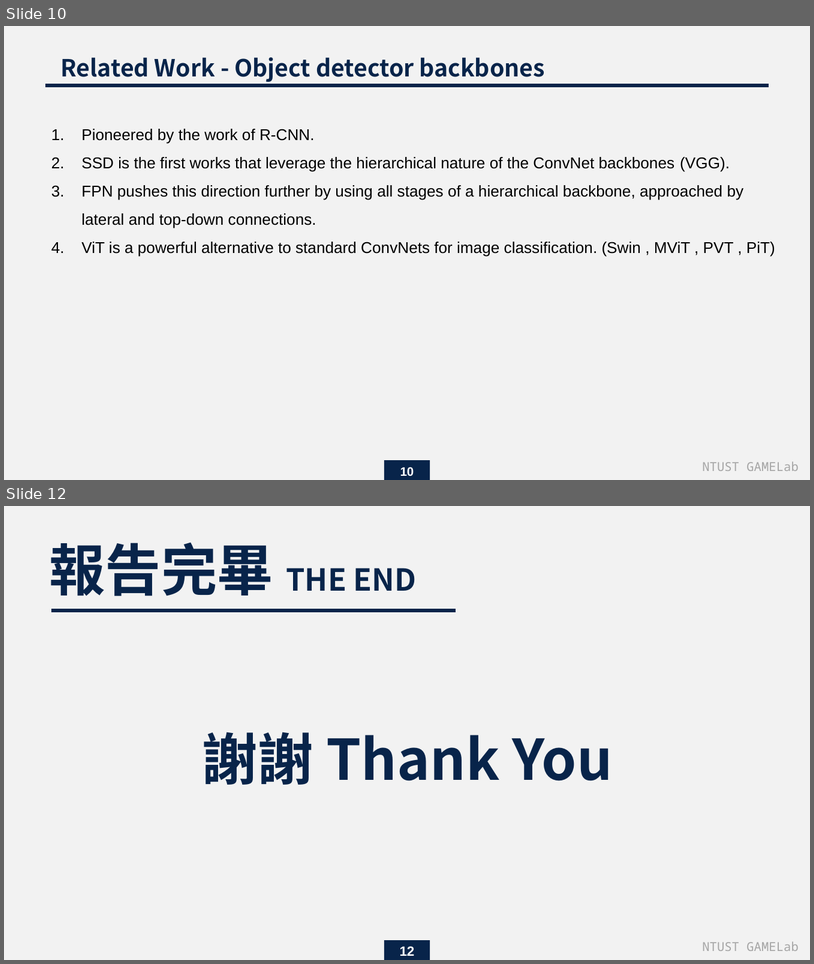
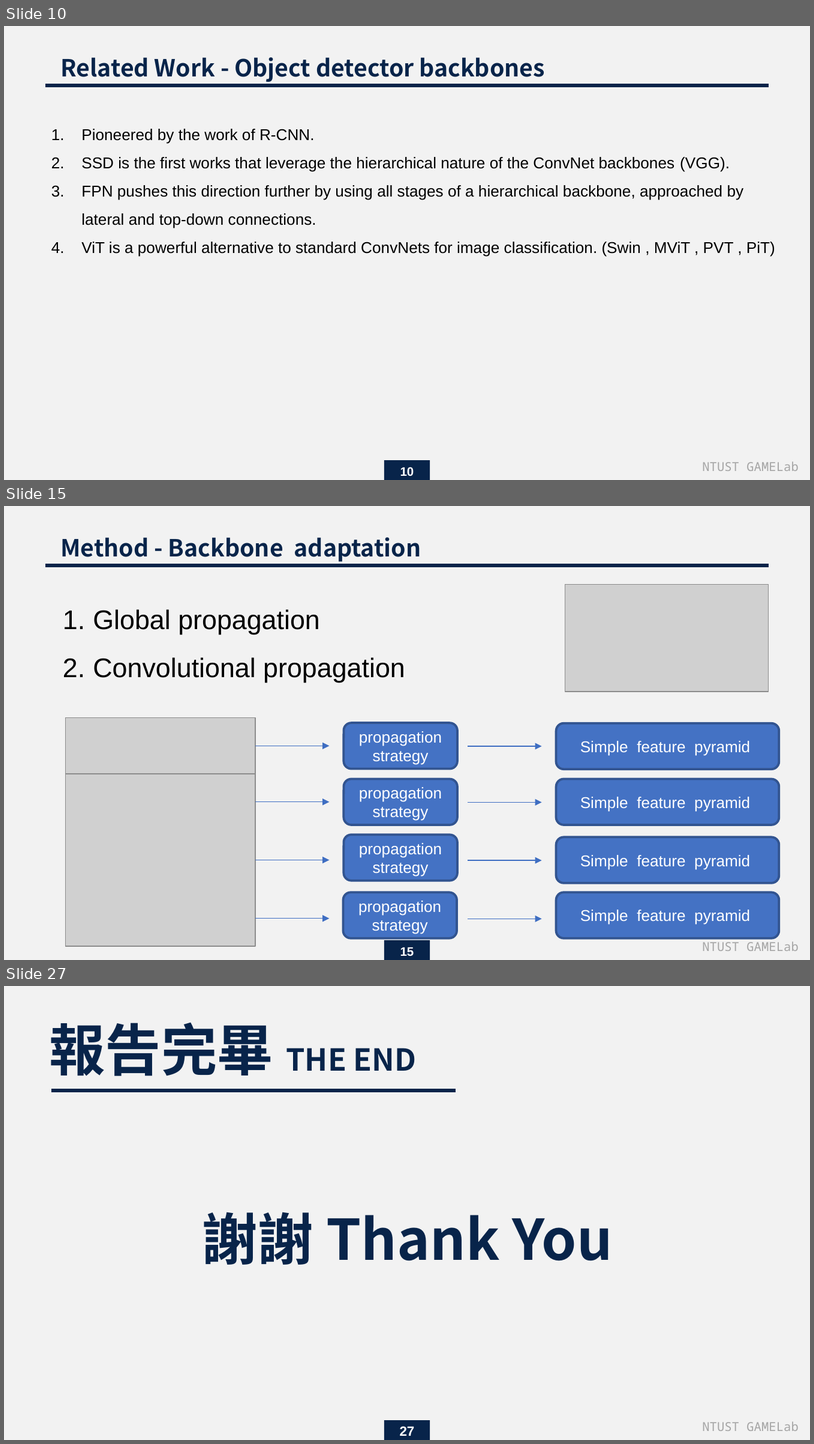
Before and after one commit to endman100/paper-, a slide deck: Exploring Plain Vision Transformer Backbones for Object Detection_M11015039.pptx. Shown one above the other, each under a label of ours: slides 10 and 12 before the commit, slides 10, 15 and 27 after it; the slides between them are not shown. The pictures are 814x964 and 814x1444 pixels, drawn with LibreOffice and Linux fonts; fonts in the diff are those of the drawing; grey boxes stand for pictures. Boxes give left, top, right and bottom in pixels: in the first picture for what was removed or moved away, otherwise in the second. Text is boxed around its words. In the diff, an @@ line names an element or a change of style, - is before the commit and + after.

```diff
--- a/Exploring Plain Vision Transformer Backbones for Object Detection_M11015039.pptx
+++ b/Exploring Plain Vision Transformer Backbones for Object Detection_M11015039.pptx
@@ slide 15 added at box(4, 506, 810, 960), background #F2F2F2 @@
@@ text added at box(61, 537, 422, 562), 21 pt, text #08244A, bold @@
+Method - Backbone adaptation
@@ line added from (768, 565) to (46, 565), #08244A 3 pt @@
@@ picture added at box(565, 584, 768, 691) @@
@@ text added at box(93, 609, 405, 682), 24 pt, text #000000 @@
+1. Global propagation
+2. Convolutional propagation
@@ picture added at box(65, 717, 255, 774) @@
@@ rounded rectangle added at box(344, 723, 457, 769), fill #4472C4, outline #325491 2 pt, 14 pt, text #FFFFFF @@
+propagation strategy
@@ rounded rectangle added at box(557, 723, 780, 769), fill #4472C4, outline #325491 2 pt, 14 pt, text #FFFFFF @@
+Simple feature pyramid
@@ arrow added from (255, 745) to (330, 745), #3F6FC3 0.75 pt @@
@@ arrow added from (468, 747) to (542, 747), #3F6FC3 0.75 pt @@
@@ picture added at box(65, 774, 255, 946) @@
@@ rounded rectangle added at box(344, 778, 457, 825), fill #4472C4, outline #325491 2 pt, 14 pt, text #FFFFFF @@
+propagation strategy
@@ rounded rectangle added at box(557, 778, 780, 825), fill #4472C4, outline #325491 2 pt, 14 pt, text #FFFFFF @@
+Simple feature pyramid
@@ arrow added from (255, 802) to (330, 802), #3F6FC3 0.75 pt @@
@@ arrow added from (468, 802) to (542, 802), #3F6FC3 0.75 pt @@
@@ rounded rectangle added at box(344, 834, 457, 880), fill #4472C4, outline #325491 2 pt, 14 pt, text #FFFFFF @@
+propagation strategy
@@ rounded rectangle added at box(557, 837, 780, 883), fill #4472C4, outline #325491 2 pt, 14 pt, text #FFFFFF @@
+Simple feature pyramid
@@ arrow added from (255, 860) to (330, 860), #3F6FC3 0.75 pt @@
@@ arrow added from (468, 860) to (542, 860), #3F6FC3 0.75 pt @@
@@ rounded rectangle added at box(344, 892, 457, 938), fill #4472C4, outline #325491 2 pt, 14 pt, text #FFFFFF @@
+propagation strategy
@@ rounded rectangle added at box(557, 892, 780, 938), fill #4472C4, outline #325491 2 pt, 14 pt, text #FFFFFF @@
+Simple feature pyramid
@@ arrow added from (255, 918) to (330, 918), #3F6FC3 0.75 pt @@
@@ arrow added from (468, 919) to (542, 919), #3F6FC3 0.75 pt @@
@@ rectangle added at box(384, 940, 431, 960), fill #08244A @@
@@ page number added at box(401, 947, 414, 956), 11 pt, text #FFFFFF, bold @@
+15
@@ text added at box(702, 939, 798, 951), 11 pt, text #A5A5A5 @@
+NTUST GAMELab
@@ what was slide 12 is now slide 27 @@
@@ page number at box(400, 1426, 415, 1435): text changed @@
-12
+27
```
Also in this commit, not shown: 1 slide changed, 14 other slides added.
